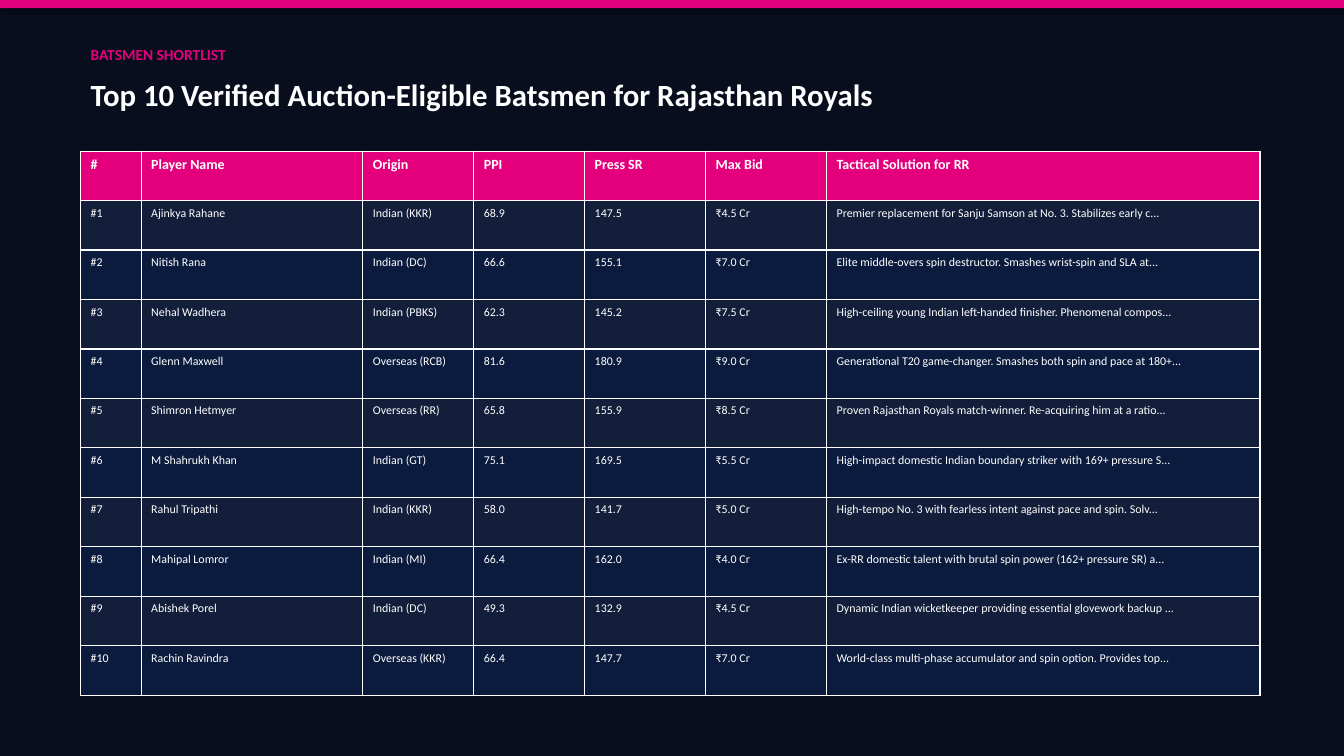
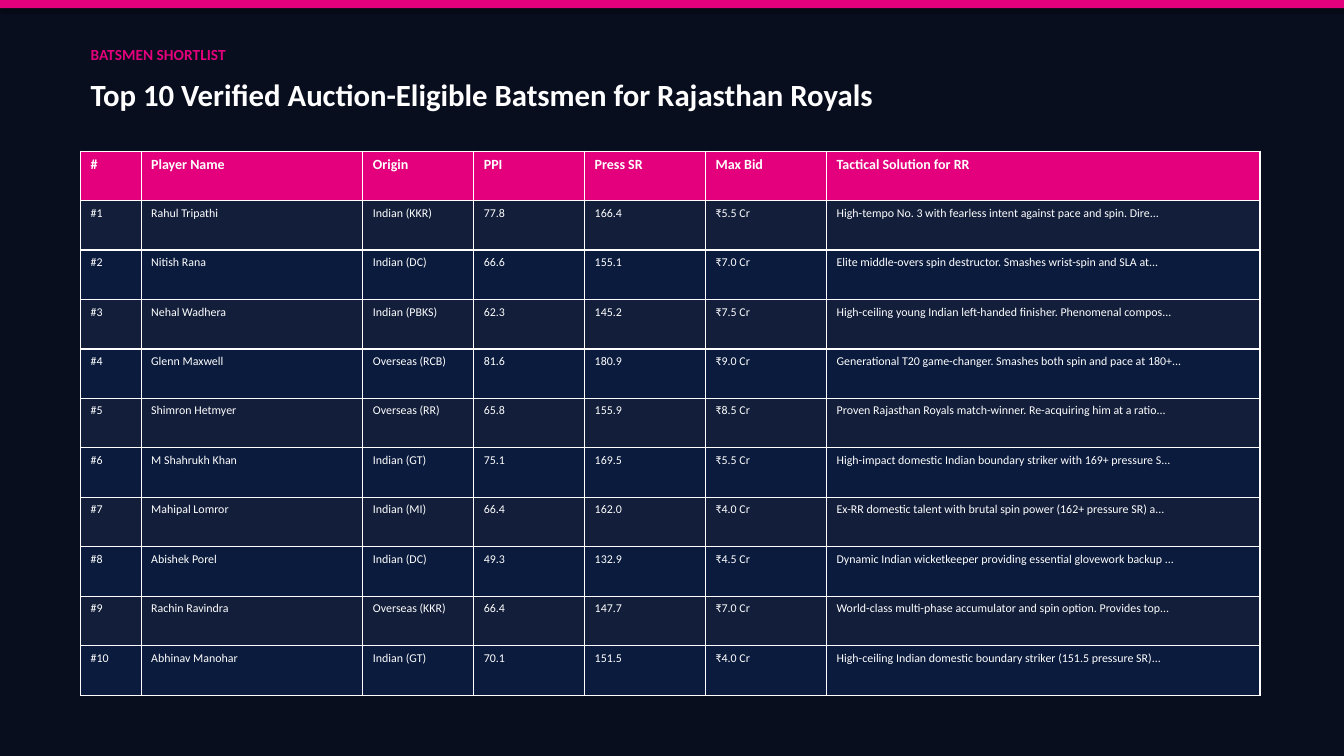
Before and after one commit to Devendra-1112/RR, a slide deck: slide 4 of RR_SupeRR_Selector_Auction_Strategy.pptx. Drawn at 1344x756 pixels with LibreOffice and Linux fonts; fonts in the diff are those of the drawing. Boxes give left, top, right and bottom in pixels: in the first picture for what was removed or moved away, otherwise in the second. Text is boxed around its words. In the diff, an @@ line names an element or a change of style, - is before the commit and + after.

Commit message:
Auction Audit Update: Exclude Ajinkya Rahane (unavailable for 2027), promote Rahul Tripathi to #1 Samson replacement at No. 3, add Abhinav Manohar, and update all deliverables and dashboard

```diff
--- a/RR_SupeRR_Selector_Auction_Strategy.pptx
+++ b/RR_SupeRR_Selector_Auction_Strategy.pptx
@@ table at bbox=[81, 151, 1260, 696] @@
-row 2: #1 | Ajinkya Rahane | Indian (KKR) | 68.9 | 147.5 | ₹4.5 Cr | Premier replacement for Sanju Samson at No. 3. Stabilizes early c...
+row 2: #1 | Rahul Tripathi | Indian (KKR) | 77.8 | 166.4 | ₹5.5 Cr | High-tempo No. 3 with fearless intent against pace and spin. Dire...
-row 8: #7 | Rahul Tripathi | Indian (KKR) | 58.0 | 141.7 | ₹5.0 Cr | High-tempo No. 3 with fearless intent against pace and spin. Solv...
+row 8: #7 | Mahipal Lomror | Indian (MI) | 66.4 | 162.0 | ₹4.0 Cr | Ex-RR domestic talent with brutal spin power (162+ pressure SR) a...
-row 9: #8 | Mahipal Lomror | Indian (MI) | 66.4 | 162.0 | ₹4.0 Cr | Ex-RR domestic talent with brutal spin power (162+ pressure SR) a...
+row 9: #8 | Abishek Porel | Indian (DC) | 49.3 | 132.9 | ₹4.5 Cr | Dynamic Indian wicketkeeper providing essential glovework backup ...
-row 10: #9 | Abishek Porel | Indian (DC) | 49.3 | 132.9 | ₹4.5 Cr | Dynamic Indian wicketkeeper providing essential glovework backup ...
+row 10: #9 | Rachin Ravindra | Overseas (KKR) | 66.4 | 147.7 | ₹7.0 Cr | World-class multi-phase accumulator and spin option. Provides top...
-row 11: #10 | Rachin Ravindra | Overseas (KKR) | 66.4 | 147.7 | ₹7.0 Cr | World-class multi-phase accumulator and spin option. Provides top...
+row 11: #10 | Abhinav Manohar | Indian (GT) | 70.1 | 151.5 | ₹4.0 Cr | High-ceiling Indian domestic boundary striker (151.5 pressure SR)...
```
Also in this commit, not shown: 2 other slides changed, 12 other files.
